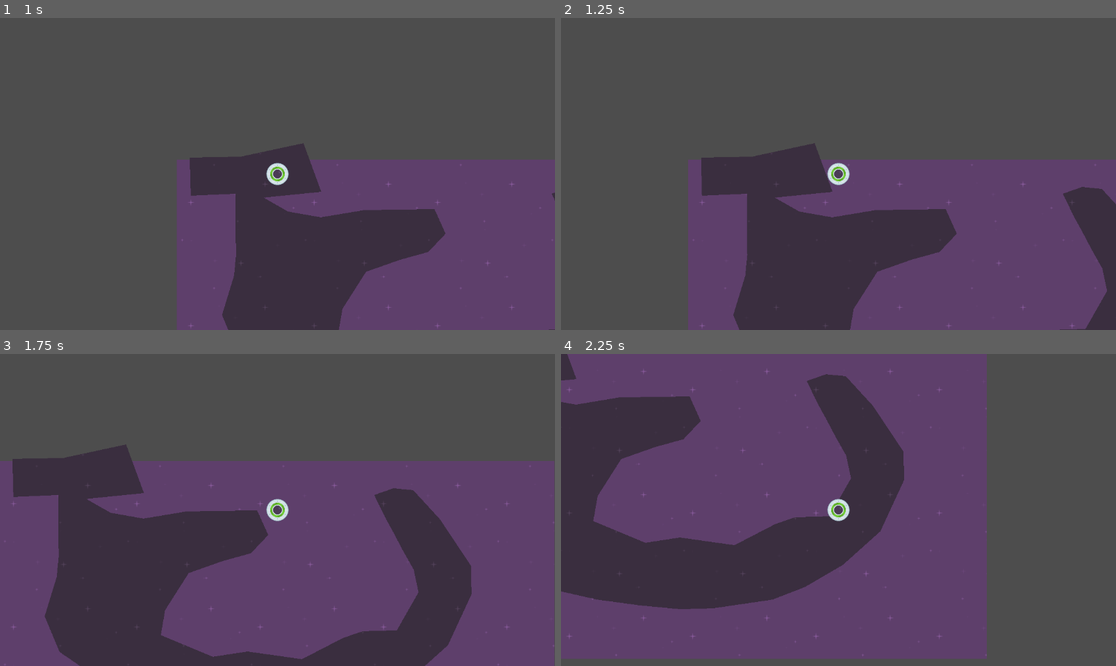
Above: before the commit, frames 1-4 (two rows, left to right).
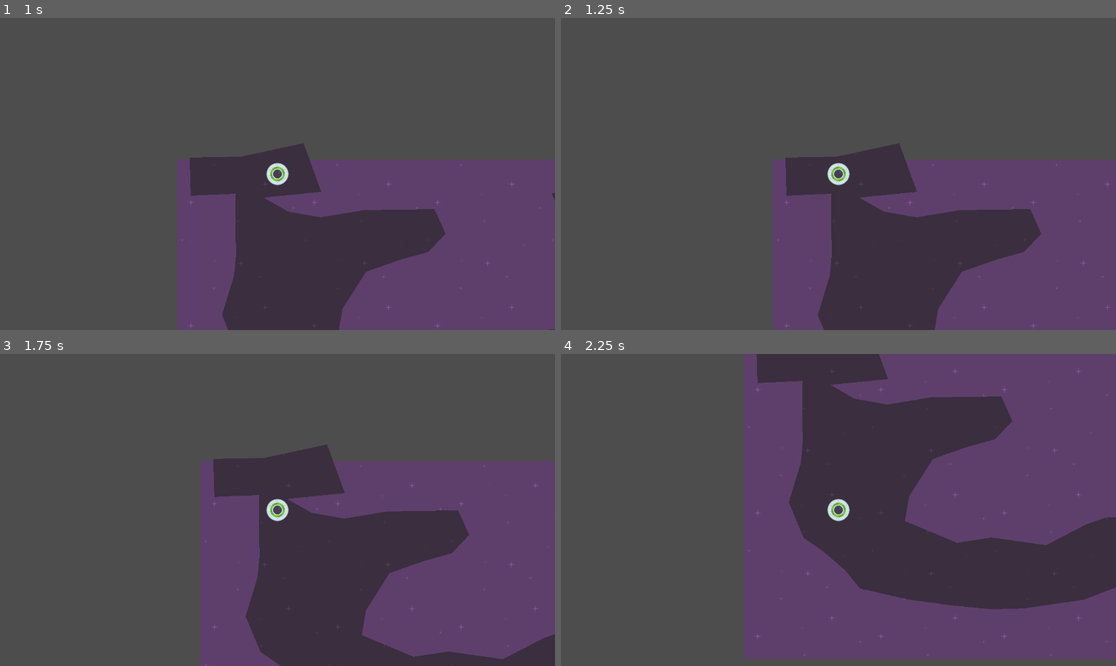
Above: after the commit, the same moments.

Repository: AlfonsoLVG/Speedy-Saucer
Game: Godot game, scene res://level_1.tscn
The game is run twice, just before and just after one commit, with the same random seed, the same clock (stepped at 60 frames per second) and the same inputs.
Inputs:
- Up to frame 1 (1 s): tap Enter at 0.5 s; hold D (move_right) from 0.53 s (still down)
- Up to frame 2 (1.25 s): keep holding D (move_right)
- Up to frame 3 (1.75 s): release D (move_right) at 1.28 s; hold S (move_down) from 1.28 s (still down)
- Up to frame 4 (2.25 s): release S (move_down) at 2.03 s; hold D (move_right) from 2.03 s (still down)

Frame 1 is identical in both runs. In frame 2, 23% of the frame differs, in the area x 22-100%, y 40-100%; in frame 3, 44%; in frame 4, 71%, in the area x 0-100%, y 0-98%.

Commit message:
Reset maze on body exit

Diff:
--- a/level.gd
+++ b/level.gd
@@ -3,3 +3,7 @@
 # Called when the node enters the scene tree for the first time.
 func _ready():
 	print("Hello, world!")
+
+
+func _on_maze_body_exited(body):
+	get_tree().reload_current_scene()
--- a/level_1.tscn
+++ b/level_1.tscn
@@ -19,3 +19,5 @@
 [node name="Player" parent="." instance=ExtResource("2_dn6t1")]
 z_index = 1
 position = Vector2(137, 30)
+
+[connection signal="body_exited" from="Maze" to="." method="_on_maze_body_exited"]
--- a/player.tscn
+++ b/player.tscn
@@ -4,7 +4,7 @@
 [ext_resource type="Script" path="res://player.gd" id="1_pn0uw"]
 
 [sub_resource type="CircleShape2D" id="CircleShape2D_hltoe"]
-radius = 45.3982
+radius = 12.693
 
 [node name="Player" type="RigidBody2D"]
 gravity_scale = 0.0
